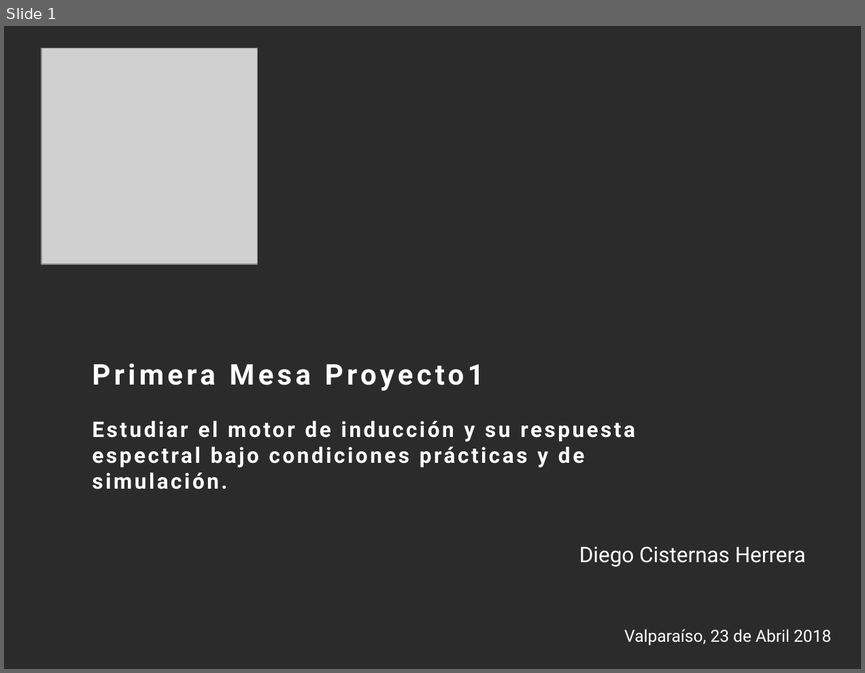
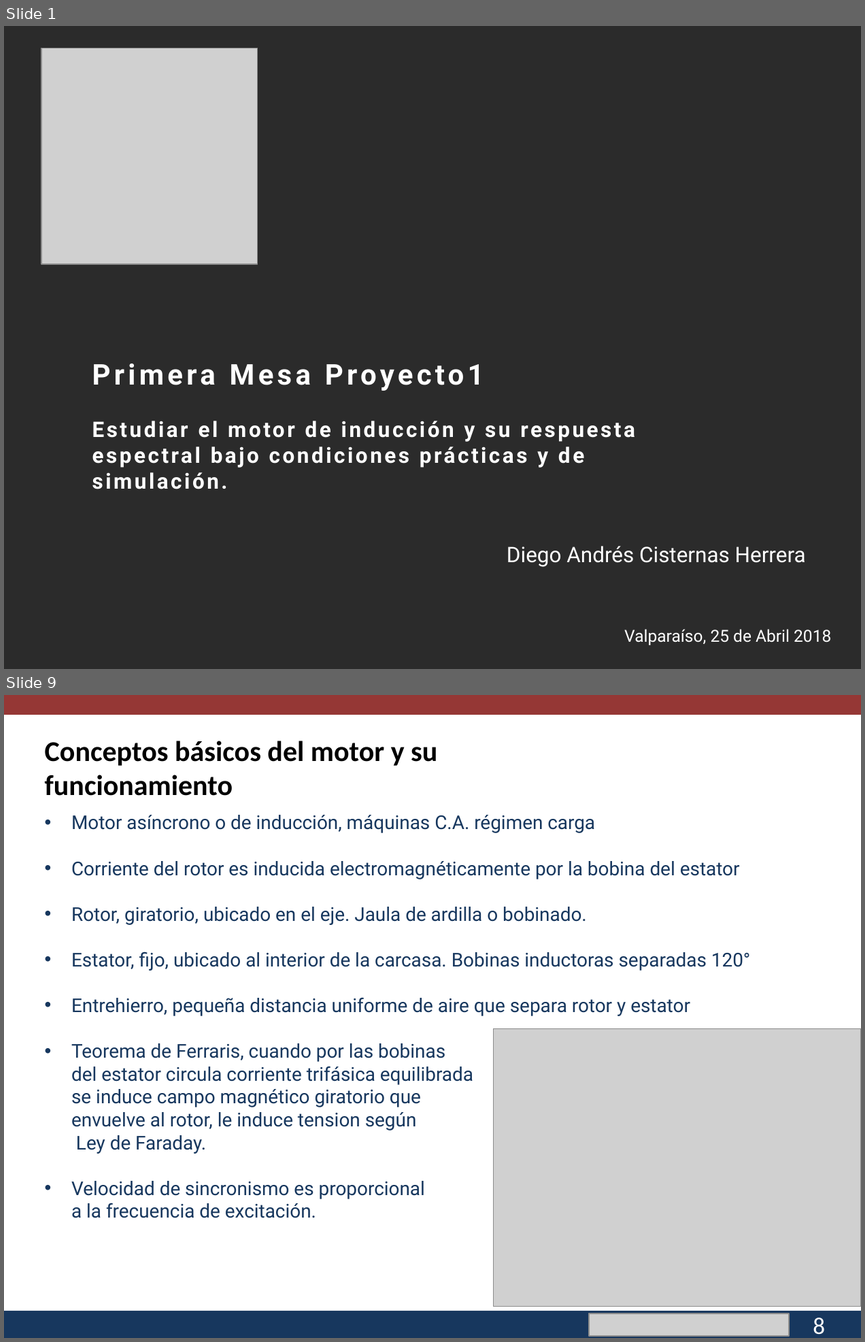
Before and after one commit to cisternashdiego/Proyecto1, a slide deck: Primera mesa.pptx. Shown one above the other, each under a label of ours: slide 1 before the commit, slides 1 and 9 after it; the slides between them are not shown. The pictures are 865x673 and 865x1342 pixels, drawn with LibreOffice and Linux fonts; fonts in the diff are those of the drawing; grey boxes stand for pictures; background and template pictures are left out; a plain dark background stands for a picture behind light text. Boxes give left, top, right and bottom in pixels: in the first picture for what was removed or moved away, otherwise in the second. Text is boxed around its words. In the diff, an @@ line names an element or a change of style, - is before the commit and + after.

```diff
--- a/Primera mesa.pptx
+++ b/Primera mesa.pptx
@@ slide 9 added at <box>4,695,861,1338</box>, background #FFFFFF @@
@@ rectangle added at <box>4,695,861,715</box>, fill #953735 @@
@@ text added at <box>45,741,437,796</box>, 24 pt, text #000000, bold @@
+Conceptos básicos del motor y su funcionamiento
@@ text added at <box>71,815,750,1218</box>, 16 pt, text #17375E @@
+• Motor asíncrono o de inducción, máquinas C.A. régimen carga
+• Corriente del rotor es inducida electromagnéticamente por la bobina del estator
+• Rotor, giratorio, ubicado en el eje. Jaula de ardilla o bobinado.
+• Estator, fijo, ubicado al interior de la carcasa. Bobinas inductoras separadas 120°
+• Entrehierro, pequeña distancia uniforme de aire que separa rotor y estator
+• Teorema de Ferraris, cuando por las bobinas
+  del estator circula corriente trifásica equilibrada
+  se induce campo magnético giratorio que
+  envuelve al rotor, le induce tension según
+  Ley de Faraday.
+• Velocidad de sincronismo es proporcional
+  a la frecuencia de excitación.
@@ picture added at <box>493,1028,861,1306</box> @@
@@ rectangle added at <box>4,1310,861,1338</box>, fill #17375E @@
@@ picture added at <box>588,1312,788,1335</box> @@
@@ text added at <box>718,1311,861,1338</box>, 11 pt, text #FFFFFF @@
+pucv.cl
@@ text added at <box>813,1317,825,1334</box>, 20 pt, text #FFFFFF @@
+8
@@ slide 1 changed as well @@
@@ text at <box>507,546,806,567</box>: text changed @@
-Diego Cisternas Herrera
+Diego Andrés Cisternas Herrera
@@ text at <box>624,628,831,645</box>: text changed @@
-Valparaíso, 23 de Abril 2018
+Valparaíso, 25 de Abril 2018
```
Also in this commit, not shown: 16 other slides added, 1 slide removed, 2 other files.
